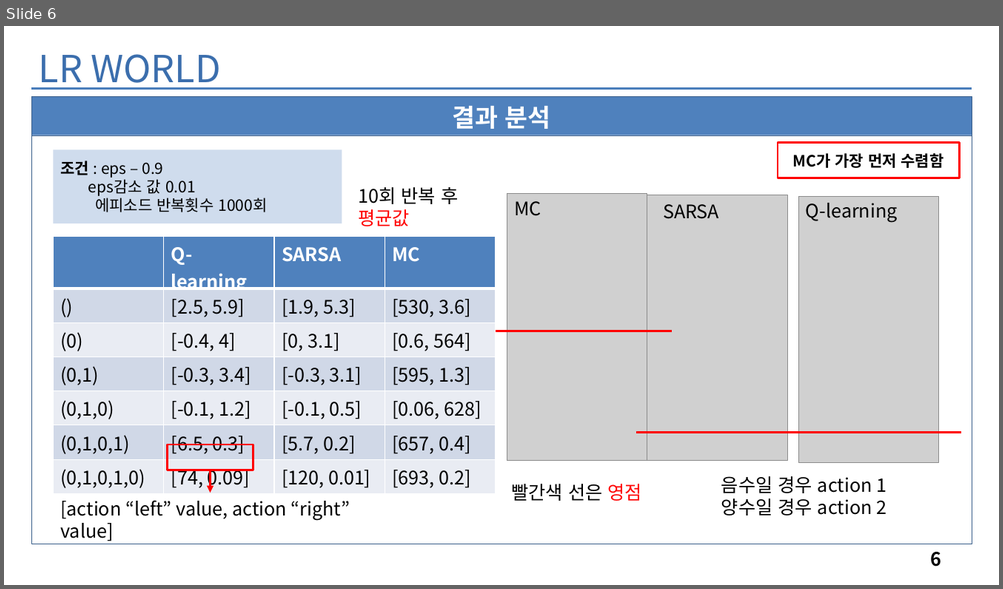
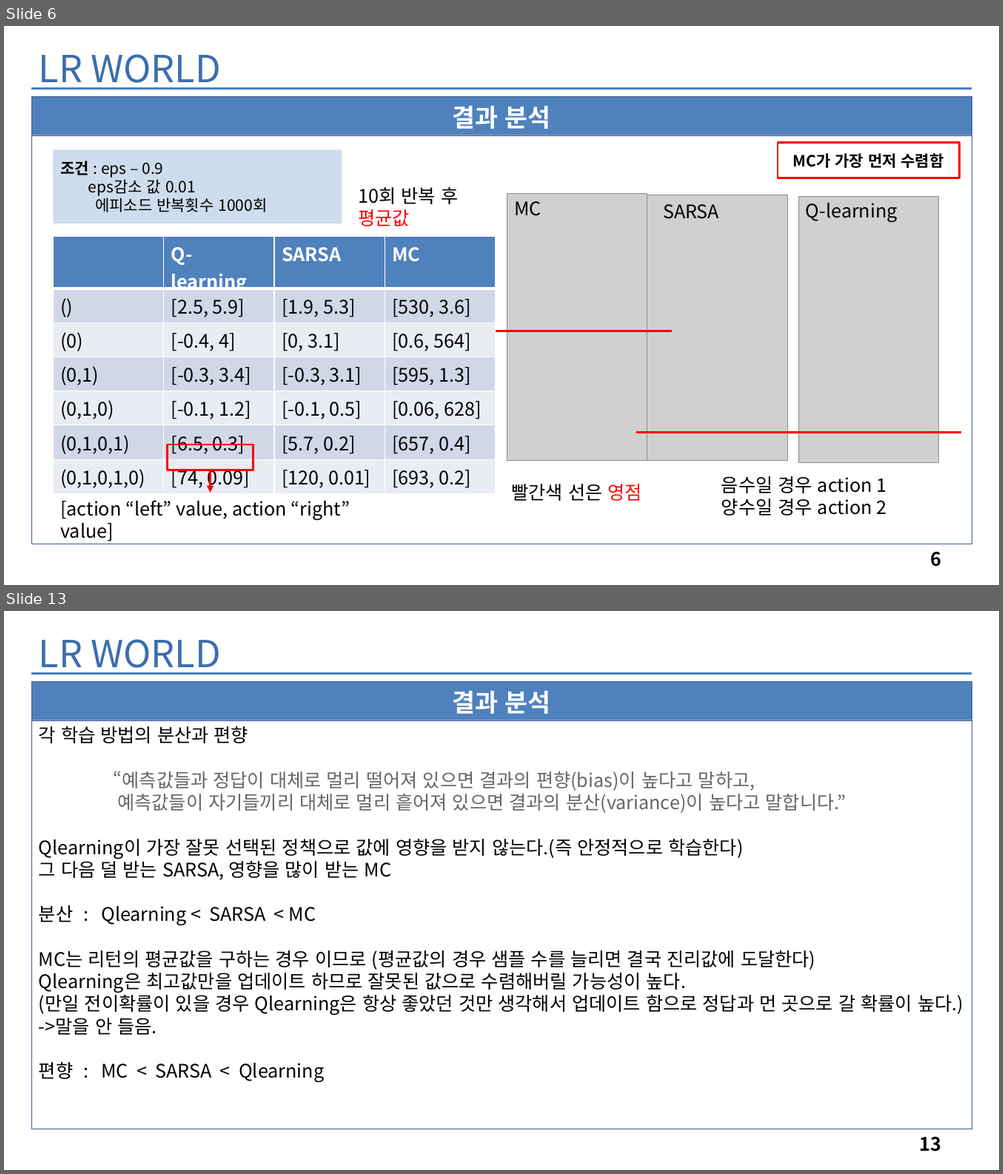
Before and after one commit to leegunwon/RLlearning, a slide deck: LR_WORLD.pptx. Shown one above the other, each under a label of ours: slide 6 before the commit, slides 6 and 13 after it; the slides between them are not shown. The pictures are 1003x589 and 1003x1174 pixels, drawn with LibreOffice and Linux fonts; fonts in the diff are those of the drawing; grey boxes stand for pictures. Boxes give left, top, right and bottom in pixels: in the first picture for what was removed or moved away, otherwise in the second. Text is boxed around its words. In the diff, an @@ line names an element or a change of style, - is before the commit and + after.

```diff
--- a/LR_WORLD.pptx
+++ b/LR_WORLD.pptx
@@ slide 13 added at (4, 611, 999, 1170), background #FFFFFF @@
@@ text added at (39, 639, 221, 675), 36 pt, text #3B6EAD @@
+LR WORLD
@@ line added from (31, 674) to (972, 674), #4B7EBC 2.25 pt @@
@@ rectangle added at (31, 681, 972, 720), fill #4F81BD, outline #3A5F8C 0.25 pt, 24 pt, text #FFFFFF, bold @@
+결과 분석
@@ rectangle added at (31, 721, 972, 1130), outline #3A5F8C 0.25 pt, 18 pt, text #000000 @@
+각 학습 방법의 분산과 편향
+“예측값들과 정답이 대체로 멀리 떨어져 있으면 결과의 편향(bias)이 높다고 말하고,
+예측값들이 자기들끼리 대체로 멀리 흩어져 있으면 결과의 분산(variance)이 높다고 말합니다.”
+Qlearning이 가장 잘못 선택된 정책으로 값에 영향을 받지 않는다.(즉 안정적으로 학습한다)
+그 다음 덜 받는 SARSA, 영향을 많이 받는 MC
+분산 : Qlearning < SARSA < MC
+MC는 리턴의 평균값을 구하는 경우 이므로 (평균값의 경우 샘플 수를 늘리면 결국 진리값에 도달한다)
+Qlearning은 최고값만을 업데이트 하므로 잘못된 값으로 수렴해버릴 가능성이 높다.
+(만일 전이확률이 있을 경우 Qlearning은 항상 좋았던 것만 생각해서 업데이트 함으로 정답과 먼 곳으로 갈 확률이 높다.) ->말을 안 들음.
+편향 : MC < SARSA < Qlearning
@@ page number added at (919, 1137, 942, 1152), 18 pt, text #000000, bold @@
+13
```
Also in this commit, not shown: 2 slides changed, 4 other slides added.
